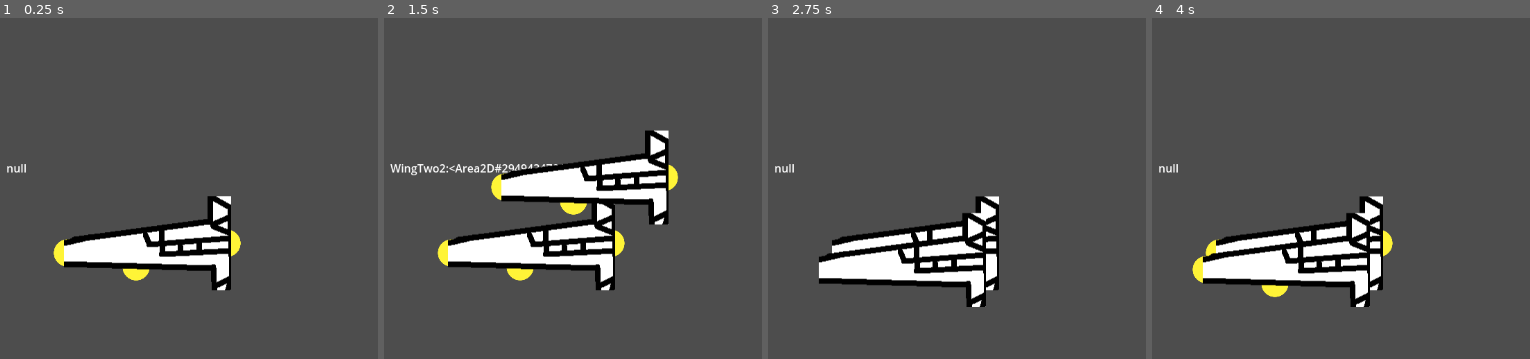
Above: before the commit, frames 1-4 (left to right).
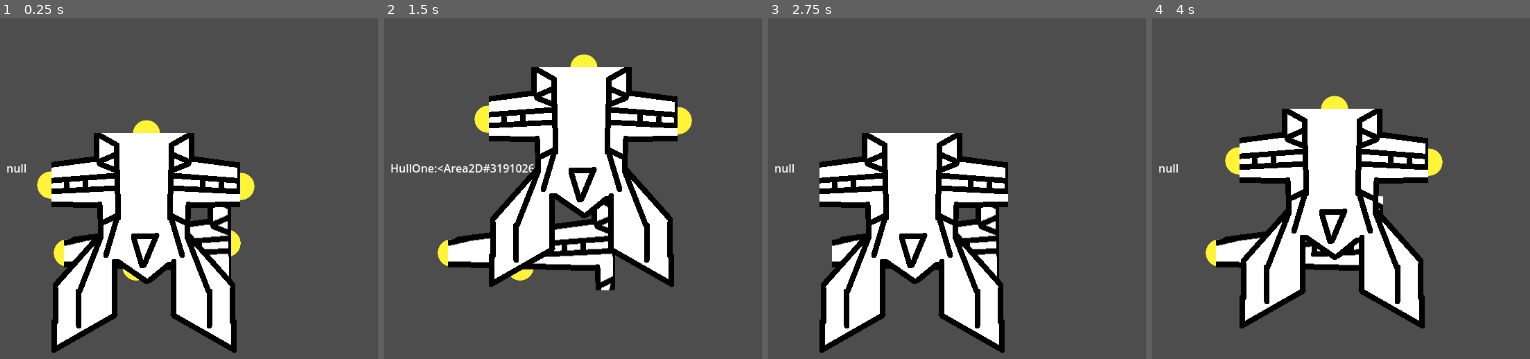
Above: after the commit, the same moments.

Repository: rhron255/ShipMaster
Game: Godot game, scene res://Main.tscn
Two runs of this game, one before a commit and one after it. Both use one fixed random seed, a clock stepped at 60 frames per second and the inputs below.
Inputs (mouse positions are in pixels of both pictures, inside the frame that each line leads up to):
- Up to frame 1 (0.25 s): no input
- Up to frame 2 (1.5 s): tap Enter at 0.5 s; drag from (531, 243) to (610, 144) at 0.52 s; tap Space at 1.25 s; drag from (610, 144) to (531, 243) at 1.27 s
- Up to frame 3 (2.75 s): tap Enter at 2 s; move the mouse to (994, 144) at 2.02 s; hold Right (right) from 2.03 s (still down); tap E (edit) at 2.1 s; click (994, 144) at 2.17 s
- Up to frame 4 (4 s): release Right (right) at 2.75 s; tap Space at 2.75 s; drag from (1257, 331) to (1367, 260) at 2.77 s; tap Enter at 3.5 s; move the mouse to (outside the picture) at 3.52 s; hold Left (left) from 3.53 s (still down); tap E (edit) at 3.6 s; click (outside the picture) at 3.67 s

The runs differ from the first frame. In frame 1, 20% of the frame differs, in the area x 9-68%, y 29-99%; in frame 2, 22%, in the area x 1-82%, y 10-79%; in frame 3, 20%; in frame 4, 22%.

Commit message:
Fixed mirroring issues. Added hull

Diff:
--- a/ship/Ship.tscn
+++ b/ship/Ship.tscn
@@ -1,7 +1,8 @@
-[gd_scene load_steps=3 format=3 uid="uid://batk5x03qkycg"]
+[gd_scene load_steps=4 format=3 uid="uid://batk5x03qkycg"]
 
 [ext_resource type="Script" path="res://ship/ship.gd" id="1_dbwqn"]
 [ext_resource type="PackedScene" uid="uid://dhs2h55xfso5v" path="res://ship_parts/wings/wing_two.tscn" id="2_8x4te"]
+[ext_resource type="PackedScene" uid="uid://curbfaccdurlc" path="res://ship_parts/hulls/hull_one.tscn" id="3_y3sv2"]
 
 [node name="Node2D" type="CharacterBody2D"]
 script = ExtResource("1_dbwqn")
@@ -12,3 +13,5 @@
 mirror = true
 
 [node name="WingTwo2" parent="." instance=ExtResource("2_8x4te")]
+
+[node name="HullOne" parent="." instance=ExtResource("3_y3sv2")]
--- a/ship/ship_component/ShipComponent.tscn
+++ b/ship/ship_component/ShipComponent.tscn
@@ -2,12 +2,8 @@
 
 [ext_resource type="Script" path="res://ship/ship_component/ship_component.gd" id="1_exu5p"]
 
-[node name="Area2D" type="Area2D" groups=["ShipComponents"]]
+[node name="ShipComponent" type="RigidBody2D" groups=["ShipComponents"]]
 script = ExtResource("1_exu5p")
-
-[node name="CollisionShape2D" type="CollisionShape2D" parent="."]
-
-[node name="Sprite2D" type="Sprite2D" parent="CollisionShape2D"]
 
 [connection signal="mouse_entered" from="." to="." method="_on_mouse_entered"]
 [connection signal="mouse_exited" from="." to="." method="_on_mouse_exited"]
--- a/ship/ship_component/ship_component.gd
+++ b/ship/ship_component/ship_component.gd
@@ -8,21 +8,42 @@
 }
 
 @export var mirror := false
-@onready var texture = $Sprite2D
-
+@export var texture: Sprite2D
+@export var shape: CollisionPolygon2D
 @onready var connection_points: Array[Node] = find_children("*","AttachmentPoint")
 #@onready var engine_points: Array[Node] = find_children("EnginePoint*","Marker2D")
 var current_direction: MirrorDirection = MirrorDirection.UP
 
 func mirror_horizontal():
 	texture.flip_h = !texture.flip_h
+
 	for point in connection_points:
-		(point as AttachmentPoint).position.x *= -1
+		point.position.x *= -1
+
+	# Mirror the shape’s position (relative to RigidBody2D)
+	shape.position.x *= -1
+
+	# Mirror polygon points (relative to shape's origin)
+	var mirrored_polygon = PackedVector2Array()
+	for point in shape.polygon:
+		mirrored_polygon.append(Vector2(-point.x, point.y))
+	shape.polygon = mirrored_polygon
 
 func mirror_vertical():
 	texture.flip_v = !texture.flip_v
+
 	for point in connection_points:
-		(point as AttachmentPoint).position.y *= -1
+		point.position.y *= -1
+
+	# Mirror the shape’s position (relative to RigidBody2D)
+	shape.position.y *= -1
+
+	# Mirror polygon points (relative to shape's origin)
+	var mirrored_polygon = PackedVector2Array()
+	for point in shape.polygon:
+		mirrored_polygon.append(Vector2(point.x, -point.y))
+	shape.polygon = mirrored_polygon
+
 
 func mirror_part(direction: MirrorDirection):
 	if direction != current_direction:
@@ -39,6 +60,4 @@
 	for point in connection_points:
 		if point is AttachmentPoint:
 			point.component = $"."
-	var shape = RectangleShape2D.new()
-	shape.size = texture.texture.get_size()
-	$CollisionShape2D.shape = shape
+	$".".shape = shape
--- /dev/null
+++ b/ship_parts/hulls/hull_one.gd
@@ -0,0 +1,2 @@
+@icon("res://art/hull/hull.png")
+class_name HullOne extends ShipComponent
--- /dev/null
+++ b/ship_parts/hulls/hull_one.tscn
@@ -0,0 +1,32 @@
+[gd_scene load_steps=4 format=3 uid="uid://curbfaccdurlc"]
+
+[ext_resource type="Script" path="res://ship_parts/hulls/hull_one.gd" id="1_u254h"]
+[ext_resource type="Texture2D" uid="uid://caib4vc2sth8v" path="res://art/hull/hull.png" id="2_3v3if"]
+[ext_resource type="PackedScene" uid="uid://3m61605g7l8w" path="res://ship/attachment_point/AttachmentPoint.tscn" id="3_lvm2l"]
+
+[node name="HullOne" type="Area2D" node_paths=PackedStringArray("texture", "shape")]
+script = ExtResource("1_u254h")
+texture = NodePath("Sprite2D")
+shape = NodePath("CollisionPolygon2D")
+
+[node name="CollisionPolygon2D" type="CollisionPolygon2D" parent="."]
+position = Vector2(-77, -155.5)
+scale = Vector2(1, 1.85)
+polygon = PackedVector2Array(2.99999, -4.05404, 146, -1.89188, 145, 15.946, 214, 20.8108, 213, 55.4054, 142, 57.5676, 140, 74.8649, 206, 115.946, 207, 170.541, 116, 142.432, 113, 102.432, 77, 118.649, 38, 101.351, 39, 139.189, -55, 170.541, -58, 114.865, 5.99999, 76.4865, 6.99999, 57.027, -60, 57.5676, -62, 21.3514, -7.62939e-06, 15.946)
+
+[node name="Sprite2D" type="Sprite2D" parent="."]
+position = Vector2(-137, -158)
+texture = ExtResource("2_3v3if")
+centered = false
+
+[node name="Area2D" parent="." instance=ExtResource("3_lvm2l")]
+position = Vector2(-138, -83)
+
+[node name="Area2D2" parent="." instance=ExtResource("3_lvm2l")]
+position = Vector2(136, -81)
+
+[node name="Area2D3" parent="." instance=ExtResource("3_lvm2l")]
+position = Vector2(0, -157)
+
+[connection signal="mouse_entered" from="." to="." method="_on_mouse_entered"]
+[connection signal="mouse_exited" from="." to="." method="_on_mouse_exited"]
--- a/ship_parts/wings/wing_two.tscn
+++ b/ship_parts/wings/wing_two.tscn
@@ -4,10 +4,13 @@
 [ext_resource type="Texture2D" uid="uid://dv5665cvf8xcm" path="res://art/wing/wing.png" id="2_v2cqq"]
 [ext_resource type="PackedScene" uid="uid://3m61605g7l8w" path="res://ship/attachment_point/AttachmentPoint.tscn" id="3_mn28b"]
 
-[node name="WingTwo" type="Area2D" groups=["ShipComponents"]]
+[node name="WingTwo" type="Area2D" node_paths=PackedStringArray("texture", "shape") groups=["ShipComponents"]]
 script = ExtResource("1_ahy6v")
+texture = NodePath("Sprite2D")
+shape = NodePath("CollisionPolygon2D")
 
-[node name="CollisionShape2D" type="CollisionShape2D" parent="."]
+[node name="CollisionPolygon2D" type="CollisionPolygon2D" parent="."]
+polygon = PackedVector2Array(-1, -22, 86, -34, 87, -66, 121, -67, 122, 69, 93, 70, 93, 42, -120, 36, -121, -5)
 
 [node name="Sprite2D" type="Sprite2D" parent="."]
 texture = ExtResource("2_v2cqq")
Not shown, added: MISSIONS.md
